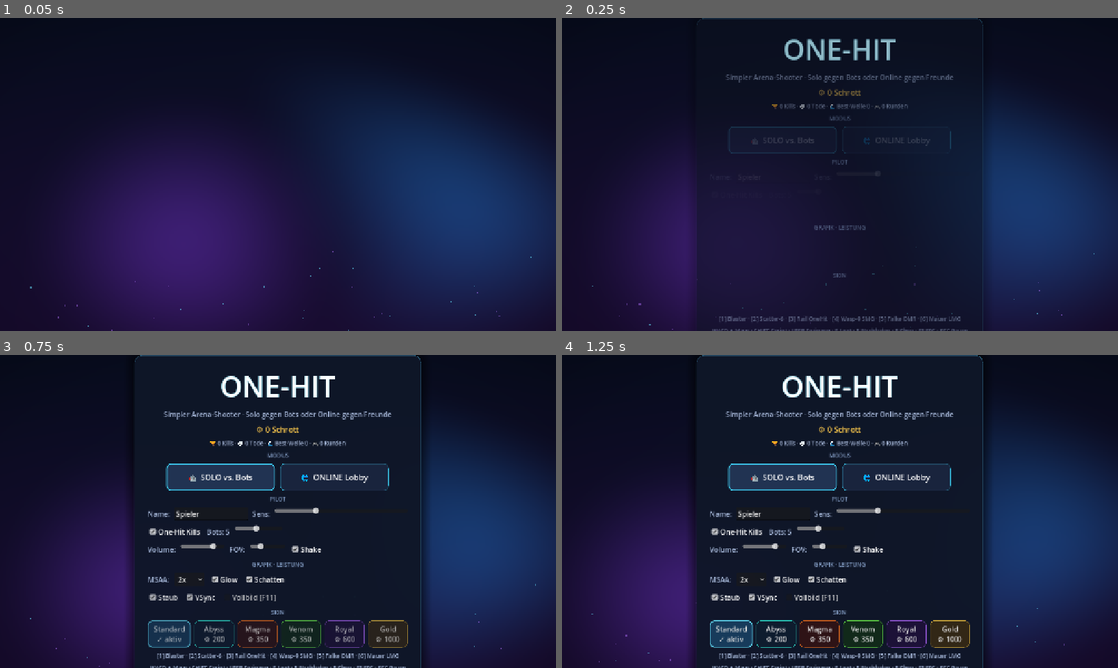
Above: before the commit, frames 1-4 (two rows, left to right).
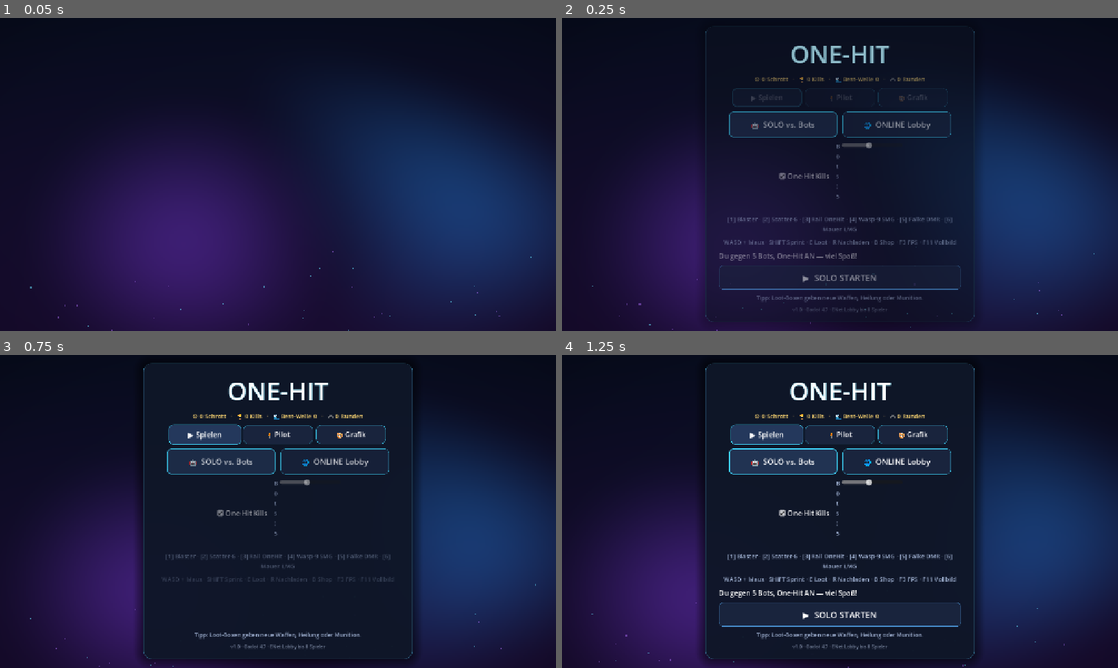
Above: after the commit, the same moments.

Repository: letward/one-hit
Game: Godot game, scene res://scenes/main.tscn
Same seed, same stepped clock (60 frames per second), same inputs: the game is played once before the commit and once after it.
Inputs (mouse positions are in pixels of both pictures, inside the frame that each line leads up to):
- Up to frame 1 (0.05 s): no input
- Up to frame 2 (0.25 s): no input
- Up to frame 3 (0.75 s): click (205, 433) at 0.5 s, where only the run after the commit has a clickable "▶ Spielen"
- Up to frame 4 (1.25 s): no input

Frame 1 is identical in both runs. In frame 2, 5.7% of the frame differs, in the area x 24-76%, y 0-100%; in frame 3, 13%; in frame 4, 15%, in the area x 23-77%, y 0-100%.

Commit message:
feat: resolution picker incl. Full HD, tabbed decluttered menu

Diff:
--- a/scripts/game_config.gd
+++ b/scripts/game_config.gd
@@ -21,6 +21,15 @@
 var glow: bool = true
 var shadows: bool = true
 var dust: bool = true
+var res_idx: int = 0 # 0=720p, 1=900p, 2=1080p Full HD, 3=Nativ
+
+const RESOLUTIONS: Array[Vector2i] = [
+	Vector2i(1280, 720), Vector2i(1600, 900),
+	Vector2i(1920, 1080), Vector2i.ZERO, # ZERO = nativ
+]
+const RES_NAMES: Array[String] = [
+	"1280 × 720", "1600 × 900", "1920 × 1080 (Full HD)", "Nativ",
+]
 
 
 func _ready() -> void:
@@ -55,6 +64,10 @@
 		DisplayServer.window_set_mode(DisplayServer.WINDOW_MODE_FULLSCREEN)
 	else:
 		DisplayServer.window_set_mode(DisplayServer.WINDOW_MODE_WINDOWED)
+		var r: Vector2i = RESOLUTIONS[clampi(res_idx, 0, 3)]
+		if r == Vector2i.ZERO:
+			r = DisplayServer.screen_get_size()
+		DisplayServer.window_set_size(r)
 	if vsync:
 		DisplayServer.window_set_vsync_mode(DisplayServer.VSYNC_ENABLED)
 	else:
--- a/scripts/main_menu.gd
+++ b/scripts/main_menu.gd
@@ -1,7 +1,6 @@
 extends Control
-## Hauptmenü: Solo vs. Bots + Online-Lobby (self-hosted via ENet).
-## Redesign: animierter Shader-Hintergrund, Ember-Partikel, gestaffelte
-## Entrances, federnde Buttons, Modus-Cards, rotierende Tipps.
+## Hauptmenü: Tabs (Spielen / Pilot / Grafik) statt langer Liste.
+## Solo-Box nur im Solo-Modus, Netzwerk-Box nur online — kein Clutter.
 
 const ACCENT := Color(0.25, 0.85, 1.0)
 const VIOLET := Color(0.55, 0.35, 1.0)
@@ -21,16 +20,21 @@
 var _online_btn: Button
 var _title: Label
 var _tip_label: Label
+var _eco_label: Label
+var _skin_row: HBoxContainer
+var _fs_check: CheckBox
+var _res_opt: OptionButton
+var _solo_box: VBoxContainer
+var _net_box: VBoxContainer
+var _tab_btns: Dictionary = {}
+var _pages: Dictionary = {}
+var _active_page: String = "play"
 var _mode: String = "solo"
 var _enter_rows: Array[Control] = []
 var _btn_tw: Dictionary = {}
 var _tip_idx: int = 0
 var _tip_tw: Tween = null
 var _embers: Array[CPUParticles2D] = []
-var _credits_label: Label
-var _stats_label: Label
-var _skin_row: HBoxContainer
-var _fs_check: CheckBox
 var _last_credits: int = -1
 
 const TIPS: Array[String] = [
@@ -52,9 +56,24 @@
 	NetworkManager.server_disconnected.connect(func() -> void: _set_status("Server weg. Wieder hosten/joinen."))
 	_refresh_lobby()
 	_refresh_mode_styles()
+	_refresh_mode_visibility()
+	_show_page("play", false)
 	_play_entrance()
 	_start_title_pulse()
 	_start_tips()
+
+
+func _process(_delta: float) -> void:
+	if Save.credits != _last_credits:
+		_update_economy_labels()
+	if _fs_check != null and _fs_check.button_pressed != GameConfig.is_fullscreen:
+		_fs_check.set_pressed_no_signal(GameConfig.is_fullscreen)
+
+
+func _update_economy_labels() -> void:
+	_eco_label.text = "⚙ %d Schrott   ·   🏆 %d Kills   ·   🌊 Best-Welle %d   ·   🎮 %d Runden" % [
+		Save.credits, Save.total_kills, Save.best_wave, Save.games_played]
+	_last_credits = Save.credits
 
 
 # ---------- Aufbau ----------
@@ -72,16 +91,16 @@
 	var margin := MarginContainer.new()
 	margin.add_theme_constant_override("margin_left", 30)
 	margin.add_theme_constant_override("margin_right", 30)
-	margin.add_theme_constant_override("margin_top", 26)
-	margin.add_theme_constant_override("margin_bottom", 22)
+	margin.add_theme_constant_override("margin_top", 24)
+	margin.add_theme_constant_override("margin_bottom", 20)
 	panel.add_child(margin)
 	var vb := VBoxContainer.new()
 	vb.add_theme_constant_override("separation", 10)
 	margin.add_child(vb)
-	# Titel
+	# Titel + Stand
 	_title = Label.new()
 	_title.text = "ONE-HIT"
-	_title.add_theme_font_size_override("font_size", 64)
+	_title.add_theme_font_size_override("font_size", 56)
 	_title.add_theme_color_override("font_color", Color.WHITE)
 	_title.add_theme_color_override("font_shadow_color", Color(0.2, 0.85, 1.0, 0.6))
 	_title.add_theme_constant_override("shadow_offset_x", 0)
@@ -89,67 +108,74 @@
 	_title.horizontal_alignment = HORIZONTAL_ALIGNMENT_CENTER
 	vb.add_child(_title)
 	_track_pivot(_title)
-	var sub := Label.new()
-	sub.text = "Simpler Arena-Shooter · Solo gegen Bots oder Online gegen Freunde"
-	sub.add_theme_color_override("font_color", TEXT_DIM)
-	sub.horizontal_alignment = HORIZONTAL_ALIGNMENT_CENTER
-	sub.autowrap_mode = TextServer.AUTOWRAP_WORD_SMART
-	vb.add_child(sub)
-	_credits_label = Label.new()
-	_credits_label.add_theme_font_size_override("font_size", 18)
-	_credits_label.add_theme_color_override("font_color", Color(1.0, 0.8, 0.3))
-	_credits_label.horizontal_alignment = HORIZONTAL_ALIGNMENT_CENTER
-	vb.add_child(_credits_label)
-	_stats_label = Label.new()
-	_stats_label.add_theme_font_size_override("font_size", 13)
-	_stats_label.add_theme_color_override("font_color", TEXT_DIM)
-	_stats_label.horizontal_alignment = HORIZONTAL_ALIGNMENT_CENTER
-	vb.add_child(_stats_label)
+	_eco_label = Label.new()
+	_eco_label.add_theme_font_size_override("font_size", 14)
+	_eco_label.add_theme_color_override("font_color", Color(1.0, 0.85, 0.45))
+	_eco_label.horizontal_alignment = HORIZONTAL_ALIGNMENT_CENTER
+	vb.add_child(_eco_label)
 	_update_economy_labels()
-	vb.add_child(_header("MODUS"))
-	# Modus-Cards
+	# Tab-Leiste
+	var tabs := HBoxContainer.new()
+	tabs.add_theme_constant_override("separation", 8)
+	tabs.alignment = BoxContainer.ALIGNMENT_CENTER
+	vb.add_child(tabs)
+	_enter_rows.append(tabs)
+	for t in [["play", "▶ Spielen"], ["pilot", "🧍 Pilot"], ["gfx", "🎨 Grafik"]]:
+		var key := str(t[0])
+		var b := _make_button(str(t[1]), Vector2(160, 44), 16)
+		b.pressed.connect(_show_page.bind(key))
+		tabs.add_child(b)
+		_tab_btns[key] = b
+	# Seiten
+	_pages["play"] = _make_page(vb)
+	_pages["pilot"] = _make_page(vb)
+	_pages["gfx"] = _make_page(vb)
+	_build_play_page(_pages["play"])
+	_build_pilot_page(_pages["pilot"])
+	_build_gfx_page(_pages["gfx"])
+	# Footer
+	_tip_label = Label.new()
+	_tip_label.text = TIPS[0]
+	_tip_label.add_theme_font_size_override("font_size", 13)
+	_tip_label.add_theme_color_override("font_color", TEXT_DIM)
+	_tip_label.horizontal_alignment = HORIZONTAL_ALIGNMENT_CENTER
+	_tip_label.autowrap_mode = TextServer.AUTOWRAP_WORD_SMART
+	vb.add_child(_tip_label)
+	var ver := Label.new()
+	ver.text = "v1.0 · Godot 4.7 · ENet Lobby bis 8 Spieler"
+	ver.add_theme_font_size_override("font_size", 11)
+	ver.add_theme_color_override("font_color", Color(0.45, 0.5, 0.6))
+	ver.horizontal_alignment = HORIZONTAL_ALIGNMENT_CENTER
+	vb.add_child(ver)
+
+
+func _make_page(parent: VBoxContainer) -> VBoxContainer:
+	var p := VBoxContainer.new()
+	p.add_theme_constant_override("separation", 10)
+	p.visible = false
+	parent.add_child(p)
+	return p
+
+
+func _build_play_page(p: VBoxContainer) -> void:
 	var mode_row := HBoxContainer.new()
 	mode_row.add_theme_constant_override("separation", 12)
 	mode_row.alignment = BoxContainer.ALIGNMENT_CENTER
-	vb.add_child(mode_row)
-	_enter_rows.append(mode_row)
-	_solo_btn = _make_button("🤖  SOLO vs. Bots", Vector2(250, 62), 18)
+	p.add_child(mode_row)
+	_solo_btn = _make_button("🤖  SOLO vs. Bots", Vector2(250, 60), 18)
 	_solo_btn.pressed.connect(func() -> void: _set_mode("solo"))
 	mode_row.add_child(_solo_btn)
-	_online_btn = _make_button("🌐  ONLINE Lobby", Vector2(250, 62), 18)
+	_online_btn = _make_button("🌐  ONLINE Lobby", Vector2(250, 60), 18)
 	_online_btn.pressed.connect(func() -> void: _set_mode("online"))
 	mode_row.add_child(_online_btn)
-	vb.add_child(_header("PILOT"))
-	# Name + Sens
-	var name_row := HBoxContainer.new()
-	name_row.add_theme_constant_override("separation", 10)
-	vb.add_child(name_row)
-	_enter_rows.append(name_row)
-	name_row.add_child(_dim_label("Name:"))
-	_name_edit = LineEdit.new()
-	_name_edit.text = GameConfig.player_name
-	_name_edit.custom_minimum_size = Vector2(170, 0)
-	_name_edit.text_changed.connect(func(t: String) -> void:
-		GameConfig.player_name = t
-		Save.mark_dirty())
-	name_row.add_child(_name_edit)
-	name_row.add_child(_dim_label("Sens:"))
-	_sens_slider = HSlider.new()
-	_sens_slider.min_value = 0.001
-	_sens_slider.max_value = 0.006
-	_sens_slider.step = 0.0001
-	_sens_slider.value = GameConfig.sensitivity
-	_sens_slider.custom_minimum_size = Vector2(130, 0)
-	_sens_slider.size_flags_horizontal = Control.SIZE_EXPAND_FILL
-	_sens_slider.value_changed.connect(func(v: float) -> void:
-		GameConfig.sensitivity = v
-		Save.mark_dirty())
-	name_row.add_child(_sens_slider)
-	# Optionen
+	# Solo-Optionen (nur Solo sichtbar)
+	_solo_box = VBoxContainer.new()
+	_solo_box.add_theme_constant_override("separation", 8)
+	p.add_child(_solo_box)
 	var opt_row := HBoxContainer.new()
 	opt_row.add_theme_constant_override("separation", 12)
-	vb.add_child(opt_row)
-	_enter_rows.append(opt_row)
+	opt_row.alignment = BoxContainer.ALIGNMENT_CENTER
+	_solo_box.add_child(opt_row)
 	_onehit_check = CheckBox.new()
 	_onehit_check.text = "One-Hit Kills"
 	_onehit_check.button_pressed = GameConfig.one_hit
@@ -164,131 +190,25 @@
 	_bots_slider.max_value = 10
 	_bots_slider.step = 1
 	_bots_slider.value = GameConfig.bot_count
-	_bots_slider.custom_minimum_size = Vector2(110, 0)
+	_bots_slider.custom_minimum_size = Vector2(140, 0)
 	_bots_slider.value_changed.connect(func(v: float) -> void:
 		GameConfig.bot_count = int(v)
 		_bots_label.text = "Bots: %d" % int(v)
 		Save.mark_dirty())
 	opt_row.add_child(_bots_slider)
-	var set_row := HBoxContainer.new()
-	set_row.add_theme_constant_override("separation", 12)
-	vb.add_child(set_row)
-	_enter_rows.append(set_row)
-	set_row.add_child(_dim_label("Volume:"))
-	var vol := HSlider.new()
-	vol.min_value = 0.0
-	vol.max_value = 1.0
-	vol.step = 0.01
-	vol.value = GameConfig.volume
-	vol.custom_minimum_size = Vector2(100, 0)
-	vol.value_changed.connect(func(v: float) -> void:
-		GameConfig.volume = v
-		AudioManager.set_master_volume(v)
-		Save.mark_dirty())
-	set_row.add_child(vol)
-	set_row.add_child(_dim_label("FOV:"))
-	var fov := HSlider.new()
-	fov.min_value = 70.0
-	fov.max_value = 90.0
-	fov.step = 1.0
-	fov.value = GameConfig.base_fov
-	fov.custom_minimum_size = Vector2(80, 0)
-	fov.value_changed.connect(func(v: float) -> void:
-		GameConfig.base_fov = v
-		Save.mark_dirty())
-	set_row.add_child(fov)
-	var shake := CheckBox.new()
-	shake.text = "Shake"
-	shake.button_pressed = GameConfig.shake_enabled
-	shake.toggled.connect(func(v: bool) -> void:
-		GameConfig.shake_enabled = v
-		Save.mark_dirty())
-	set_row.add_child(shake)
-	vb.add_child(_header("GRAFIK · LEISTUNG"))
-	var gfx1 := HBoxContainer.new()
-	gfx1.add_theme_constant_override("separation", 12)
-	vb.add_child(gfx1)
-	_enter_rows.append(gfx1)
-	gfx1.add_child(_dim_label("MSAA:"))
-	var msaa := OptionButton.new()
-	msaa.add_item("Aus", 0)
-	msaa.add_item("2x", 1)
-	msaa.add_item("4x", 2)
-	msaa.add_item("8x", 3)
-	msaa.selected = clampi(GameConfig.msaa, 0, 3)
-	msaa.item_selected.connect(func(idx: int) -> void:
-		GameConfig.msaa = idx
-		Save.mark_dirty())
-	gfx1.add_child(msaa)
-	var glow_c := CheckBox.new()
-	glow_c.text = "Glow"
-	glow_c.button_pressed = GameConfig.glow
-	glow_c.toggled.connect(func(v: bool) -> void:
-		GameConfig.glow = v
-		Save.mark_dirty())
-	gfx1.add_child(glow_c)
-	var sh_c := CheckBox.new()
-	sh_c.text = "Schatten"
-	sh_c.button_pressed = GameConfig.shadows
-	sh_c.toggled.connect(func(v: bool) -> void:
-		GameConfig.shadows = v
-		Save.mark_dirty())
-	gfx1.add_child(sh_c)
-	var gfx2 := HBoxContainer.new()
-	gfx2.add_theme_constant_override("separation", 12)
-	vb.add_child(gfx2)
-	_enter_rows.append(gfx2)
-	var dust_c := CheckBox.new()
-	dust_c.text = "Staub"
-	dust_c.button_pressed = GameConfig.dust
-	dust_c.toggled.connect(func(v: bool) -> void:
-		GameConfig.dust = v
-		Save.mark_dirty())
-	gfx2.add_child(dust_c)
-	var vsync_c := CheckBox.new()
-	vsync_c.text = "VSync"
-	vsync_c.button_pressed = GameConfig.vsync
-	vsync_c.toggled.connect(func(v: bool) -> void:
-		GameConfig.vsync = v
-		GameConfig.apply_display()
-		Save.mark_dirty())
-	gfx2.add_child(vsync_c)
-	_fs_check = CheckBox.new()
-	_fs_check.text = "Vollbild [F11]"
-	_fs_check.button_pressed = GameConfig.is_fullscreen
-	_fs_check.toggled.connect(func(v: bool) -> void:
-		GameConfig.is_fullscreen = v
-		GameConfig.apply_display()
-		Save.mark_dirty())
-	gfx2.add_child(_fs_check)
-	vb.add_child(_header("SKIN"))
-	_skin_row = HBoxContainer.new()
-	_skin_row.add_theme_constant_override("separation", 8)
-	_skin_row.alignment = BoxContainer.ALIGNMENT_CENTER
-	vb.add_child(_skin_row)
-	_enter_rows.append(_skin_row)
-	_refresh_skins()
-	# Waffenkarte
-	var w := Label.new()
-	w.text = "[1] Blaster · [2] Scatter-6 · [3] Rail OneHit · [4] Wasp-9 SMG · [5] Falke DMR · [6] Mauer LMG"
-	w.autowrap_mode = TextServer.AUTOWRAP_WORD_SMART
-	w.add_theme_font_size_override("font_size", 13)
-	w.add_theme_color_override("font_color", TEXT_DIM)
+	var w := _dim_label("[1] Blaster · [2] Scatter-6 · [3] Rail OneHit · [4] Wasp-9 SMG · [5] Falke DMR · [6] Mauer LMG")
 	w.horizontal_alignment = HORIZONTAL_ALIGNMENT_CENTER
-	vb.add_child(w)
-	var c := Label.new()
-	c.text = "WASD + Maus · SHIFT Sprint · LEER Springen · E Loot · R Nachladen · B Shop · F3 FPS · ESC Pause"
-	c.autowrap_mode = TextServer.AUTOWRAP_WORD_SMART
-	c.add_theme_font_size_override("font_size", 13)
-	c.add_theme_color_override("font_color", TEXT_DIM)
+	p.add_child(w)
+	var c := _dim_label("WASD + Maus · SHIFT Sprint · E Loot · R Nachladen · B Shop · F3 FPS · F11 Vollbild")
 	c.horizontal_alignment = HORIZONTAL_ALIGNMENT_CENTER
-	vb.add_child(c)
-	vb.add_child(_header("NETZWERK · SELF-HOSTED"))
-	# Online-Panel
+	p.add_child(c)
+	# Netzwerk (nur Online sichtbar)
+	_net_box = VBoxContainer.new()
+	_net_box.add_theme_constant_override("separation", 8)
+	p.add_child(_net_box)
 	var net_row := HBoxContainer.new()
 	net_row.add_theme_constant_override("separation", 8)
-	vb.add_child(net_row)
-	_enter_rows.append(net_row)
+	_net_box.add_child(net_row)
 	_ip_edit = LineEdit.new()
 	_ip_edit.placeholder_text = "IP (z.B. 127.0.0.1)"
 	_ip_edit.text = "127.0.0.1"
@@ -312,42 +232,182 @@
 	_status.text = "Bereit."
 	_status.autowrap_mode = TextServer.AUTOWRAP_WORD_SMART
 	_status.add_theme_color_override("font_color", ACCENT)
-	vb.add_child(_status)
+	_net_box.add_child(_status)
 	_lobby_box = VBoxContainer.new()
 	_lobby_box.add_theme_constant_override("separation", 2)
-	vb.add_child(_lobby_box)
+	p.add_child(_lobby_box)
 	_start_btn = _make_button("▶  SPIEL STARTEN", Vector2(0, 56), 20, true)
 	_start_btn.pressed.connect(_on_start)
-	vb.add_child(_start_btn)
-	_enter_rows.append(_start_btn)
-	# Footer: Tipps + Version
-	_tip_label = Label.new()
-	_tip_label.text = TIPS[0]
-	_tip_label.add_theme_font_size_override("font_size", 13)
-	_tip_label.add_theme_color_override("font_color", TEXT_DIM)
-	_tip_label.horizontal_alignment = HORIZONTAL_ALIGNMENT_CENTER
-	_tip_label.autowrap_mode = TextServer.AUTOWRAP_WORD_SMART
-	vb.add_child(_tip_label)
-	var ver := Label.new()
-	ver.text = "v1.0 · Godot 4.7 · ENet Lobby bis 8 Spieler"
-	ver.add_theme_font_size_override("font_size", 11)
-	ver.add_theme_color_override("font_color", Color(0.45, 0.5, 0.6))
-	ver.horizontal_alignment = HORIZONTAL_ALIGNMENT_CENTER
-	vb.add_child(ver)
-
-
-func _process(_delta: float) -> void:
-	if Save.credits != _last_credits:
-		_update_economy_labels()
-	if _fs_check != null and _fs_check.button_pressed != GameConfig.is_fullscreen:
-		_fs_check.set_pressed_no_signal(GameConfig.is_fullscreen)
-
-
-func _update_economy_labels() -> void:
-	_credits_label.text = "⚙ %d Schrott" % Save.credits
-	_stats_label.text = "🏆 %d Kills · 💀 %d Tode · 🌊 Best-Welle %d · 🎮 %d Runden" % [
-		Save.total_kills, Save.total_deaths, Save.best_wave, Save.games_played]
-	_last_credits = Save.credits
+	p.add_child(_start_btn)
+
+
+func _build_pilot_page(p: VBoxContainer) -> void:
+	var name_row := HBoxContainer.new()
+	name_row.add_theme_constant_override("separation", 10)
+	p.add_child(name_row)
+	name_row.add_child(_dim_label("Name:"))
+	_name_edit = LineEdit.new()
+	_name_edit.text = GameConfig.player_name
+	_name_edit.custom_minimum_size = Vector2(160, 0)
+	_name_edit.size_flags_horizontal = Control.SIZE_EXPAND_FILL
+	_name_edit.text_changed.connect(func(t: String) -> void:
+		GameConfig.player_name = t
+		Save.mark_dirty())
+	name_row.add_child(_name_edit)
+	name_row.add_child(_dim_label("Sens:"))
+	_sens_slider = HSlider.new()
+	_sens_slider.min_value = 0.001
+	_sens_slider.max_value = 0.006
+	_sens_slider.step = 0.0001
+	_sens_slider.value = GameConfig.sensitivity
+	_sens_slider.custom_minimum_size = Vector2(120, 0)
+	_sens_slider.size_flags_horizontal = Control.SIZE_EXPAND_FILL
+	_sens_slider.value_changed.connect(func(v: float) -> void:
+		GameConfig.sensitivity = v
+		Save.mark_dirty())
+	name_row.add_child(_sens_slider)
+	var set_row := HBoxContainer.new()
+	set_row.add_theme_constant_override("separation", 12)
+	p.add_child(set_row)
+	set_row.add_child(_dim_label("Volume:"))
+	var vol := HSlider.new()
+	vol.min_value = 0.0
+	vol.max_value = 1.0
+	vol.step = 0.01
+	vol.value = GameConfig.volume
+	vol.custom_minimum_size = Vector2(100, 0)
+	vol.value_changed.connect(func(v: float) -> void:
+		GameConfig.volume = v
+		AudioManager.set_master_volume(v)
+		Save.mark_dirty())
+	set_row.add_child(vol)
+	set_row.add_child(_dim_label("FOV:"))
+	var fov := HSlider.new()
+	fov.min_value = 70.0
+	fov.max_value = 90.0
+	fov.step = 1.0
+	fov.value = GameConfig.base_fov
+	fov.custom_minimum_size = Vector2(80, 0)
+	fov.value_changed.connect(func(v: float) -> void:
+		GameConfig.base_fov = v
+		Save.mark_dirty())
+	set_row.add_child(fov)
+	var shake := CheckBox.new()
+	shake.text = "Shake"
+	shake.button_pressed = GameConfig.shake_enabled
+	shake.toggled.connect(func(v: bool) -> void:
+		GameConfig.shake_enabled = v
+		Save.mark_dirty())
+	set_row.add_child(shake)
+	var skin_l := _dim_label("SKIN")
+	skin_l.horizontal_alignment = HORIZONTAL_ALIGNMENT_CENTER
+	p.add_child(skin_l)
+	_skin_row = HBoxContainer.new()
+	_skin_row.add_theme_constant_override("separation", 8)
+	_skin_row.alignment = BoxContainer.ALIGNMENT_CENTER
+	p.add_child(_skin_row)
+	_refresh_skins()
+
+
+func _build_gfx_page(p: VBoxContainer) -> void:
+	var gfx1 := HBoxContainer.new()
+	gfx1.add_theme_constant_override("separation", 12)
+	gfx1.alignment = BoxContainer.ALIGNMENT_CENTER
+	p.add_child(gfx1)
+	gfx1.add_child(_dim_label("Auflösung:"))
+	_res_opt = OptionButton.new()
+	for i in GameConfig.RES_NAMES.size():
+		_res_opt.add_item(GameConfig.RES_NAMES[i], i)
+	_res_opt.selected = clampi(GameConfig.res_idx, 0, 3)
+	_res_opt.item_selected.connect(func(idx: int) -> void:
+		GameConfig.res_idx = idx
+		GameConfig.apply_display()
+		Save.mark_dirty())
+	gfx1.add_child(_res_opt)
+	_fs_check = CheckBox.new()
+	_fs_check.text = "Vollbild [F11]"
+	_fs_check.button_pressed = GameConfig.is_fullscreen
+	_fs_check.toggled.connect(func(v: bool) -> void:
+		GameConfig.is_fullscreen = v
+		GameConfig.apply_display()
+		Save.mark_dirty())
+	gfx1.add_child(_fs_check)
+	var gfx2 := HBoxContainer.new()
+	gfx2.add_theme_constant_override("separation", 12)
+	gfx2.alignment = BoxContainer.ALIGNMENT_CENTER
+	p.add_child(gfx2)
+	gfx2.add_child(_dim_label("MSAA:"))
+	var msaa := OptionButton.new()
+	msaa.add_item("Aus", 0)
+	msaa.add_item("2x", 1)
+	msaa.add_item("4x", 2)
+	msaa.add_item("8x", 3)
+	msaa.selected = clampi(GameConfig.msaa, 0, 3)
+	msaa.item_selected.connect(func(idx: int) -> void:
+		GameConfig.msaa = idx
+		Save.mark_dirty())
+	gfx2.add_child(msaa)
+	var glow_c := CheckBox.new()
+	glow_c.text = "Glow"
+	glow_c.button_pressed = GameConfig.glow
+	glow_c.toggled.connect(func(v: bool) -> void:
+		GameConfig.glow = v
+		Save.mark_dirty())
+	gfx2.add_child(glow_c)
+	var sh_c := CheckBox.new()
+	sh_c.text = "Schatten"
+	sh_c.button_pressed = GameConfig.shadows
+	sh_c.toggled.connect(func(v: bool) -> void:
+		GameConfig.shadows = v
+		Save.mark_dirty())
+	gfx2.add_child(sh_c)
+	var gfx3 := HBoxContainer.new()
+	gfx3.add_theme_constant_override("separation", 12)
+	gfx3.alignment = BoxContainer.ALIGNMENT_CENTER
+	p.add_child(gfx3)
+	var dust_c := CheckBox.new()
+	dust_c.text = "Staub-Partikel"
+	dust_c.button_pressed = GameConfig.dust
+	dust_c.toggled.connect(func(v: bool) -> void:
+		GameConfig.dust = v
+		Save.mark_dirty())
+	gfx3.add_child(dust_c)
+	var vsync_c := CheckBox.new()
+	vsync_c.text = "VSync"
+	vsync_c.button_pressed = GameConfig.vsync
+	vsync_c.toggled.connect(func(v: bool) -> void:
+		GameConfig.vsync = v
+		GameConfig.apply_display()
+		Save.mark_dirty())
+	gfx3.add_child(vsync_c)
+	var hint := _dim_label("Grafik gilt ab Rundenstart · F3 zeigt FPS")
+	hint.horizontal_alignment = HORIZONTAL_ALIGNMENT_CENTER
+	p.add_child(hint)
+
+
+func _show_page(name: String, animate: bool = true) -> void:
+	_active_page = name
+	for k in _pages.keys():
+		(_pages[k] as Control).visible = (k == name)
+	_refresh_tabs()
+	if not animate:
+		return
+	var i := 0
+	for ch in (_pages[name] as VBoxContainer).get_children():
+		if ch is Control:
+			(ch as Control).modulate.a = 0.0
+			var tw := create_tween()
+			tw.tween_property(ch, "modulate:a", 1.0, 0.25).set_delay(i * 0.04)
+			i += 1
+
+
+func _refresh_tabs() -> void:
+	for k in _tab_btns.keys():
+		var b: Button = _tab_btns[k]
+		var sel: bool = _active_page == k
+		b.add_theme_stylebox_override("normal", _btn_style(
+			Color(0.13, 0.2, 0.32) if sel else Color(0.10, 0.14, 0.24),
+			Color(ACCENT, 1.0 if sel else 0.35), 2 if sel else 1))
 
 
 func _build_background() -> void:
@@ -424,19 +484,12 @@
 	return s
 
 
-func _header(text: String) -> Label:
-	var l := Label.new()
-	l.text = text
-	l.add_theme_font_size_override("font_size", 13)
-	l.add_theme_color_override("font_color", Color(0.5, 0.6, 0.75))
-	l.horizontal_alignment = HORIZONTAL_ALIGNMENT_CENTER
-	return l
-
-
 func _dim_label(text: String) -> Label:
 	var l := Label.new()
 	l.text = text
+	l.add_theme_font_size_override("font_size", 14)
 	l.add_theme_color_override("font_color", TEXT_DIM)
+	l.autowrap_mode = TextServer.AUTOWRAP_WORD_SMART
 	return l
 
 
@@ -549,7 +602,7 @@
 			label += "\n✓ aktiv"
 		var b := Button.new()
 		b.text = label
-		b.custom_minimum_size = Vector2(92, 54)
+		b.custom_minimum_size = Vector2(86, 52)
 		var body: Color = def["body"]
 		var bg := Color(body.r * 0.35 + 0.04, body.g * 0.35 + 0.04, body.b * 0.35 + 0.06, 1.0)
 		var accent: Color = def["accent"]
@@ -579,15 +632,19 @@
 	_refresh_skins()
 	_update_economy_labels()
 
+
 func _set_mode(m: String) -> void:
 	_mode = m
 	_refresh_mode_styles()
+	_refresh_mode_visibility()
 	_refresh_lobby()
-	var target := _solo_btn if m == "solo" else _online_btn
-	_juice_to(target, Vector2(1.1, 1.1), 0.1)
-	var tw := create_tween()
-	tw.tween_interval(0.1)
-	tw.tween_callback(func() -> void: _juice_to(target, Vector2.ONE, 0.2))
+
+
+func _refresh_mode_visibility() -> void:
+	if _solo_box != null:
+		_solo_box.visible = (_mode == "solo")
+	if _net_box != null:
+		_net_box.visible = (_mode == "online")
 
 
 func _refresh_mode_styles() -> void:
@@ -601,6 +658,8 @@
 
 
 func _set_status(t: String) -> void:
+	if _status == null:
+		return
 	_status.text = t
 	_status.modulate.a = 0.2
 	var tw := create_tween()
@@ -619,6 +678,7 @@
 	else:
 		_mode = "online"
 		_refresh_mode_styles()
+		_refresh_mode_visibility()
 		_set_status("Server läuft auf Port %d. Freunde joinen mit deiner IP + Port." % _port())
 	_refresh_lobby()
 
@@ -630,6 +690,7 @@
 	else:
 		_mode = "online"
 		_refresh_mode_styles()
+		_refresh_mode_visibility()
 		_set_status("Verbinde zu %s:%d …" % [_ip_edit.text, _port()])
 	_refresh_lobby()
 
@@ -643,16 +704,16 @@
 	var rows: Array[Label] = []
 	if _mode == "solo":
 		var l := Label.new()
-		l.text = "Modus: SOLO — du gegen %d Bots. Drücke SPIEL STARTEN." % GameConfig.bot_count
+		l.text = "Du gegen %d Bots%s — viel Spaß!" % [GameConfig.bot_count, ", One-Hit AN" if GameConfig.one_hit else ""]
 		_lobby_box.add_child(l)
 		rows.append(l)
 		_start_btn.text = "▶  SOLO STARTEN"
 	else:
 		var l := Label.new()
 		if lobby.is_empty():
-			l.text = "Modus: ONLINE — erst Hosten oder Joinen (self-hosted, bis 8 Spieler)."
+			l.text = "Erst Hosten oder Joinen (self-hosted, bis 8 Spieler)."
 		else:
-			l.text = "Modus: ONLINE — Lobby (%d/%d):" % [lobby.size(), NetworkManager.MAX_PLAYERS]
+			l.text = "Lobby (%d/%d):" % [lobby.size(), NetworkManager.MAX_PLAYERS]
 		_lobby_box.add_child(l)
 		rows.append(l)
 		for entry in lobby:
--- a/scripts/save_manager.gd
+++ b/scripts/save_manager.gd
@@ -66,6 +66,7 @@
 	GameConfig.glow = bool(cfg.get_value("settings", "glow", true))
 	GameConfig.shadows = bool(cfg.get_value("settings", "shadows", true))
 	GameConfig.dust = bool(cfg.get_value("settings", "dust", true))
+	GameConfig.res_idx = int(cfg.get_value("settings", "res", 0))
 	AudioManager.set_master_volume(GameConfig.volume)
 	GameConfig.apply_display()
 
@@ -92,6 +93,7 @@
 	cfg.set_value("settings", "glow", GameConfig.glow)
 	cfg.set_value("settings", "shadows", GameConfig.shadows)
 	cfg.set_value("settings", "dust", GameConfig.dust)
+	cfg.set_value("settings", "res", GameConfig.res_idx)
 	cfg.save(PATH)
 
 
Not shown, changed: README.md
